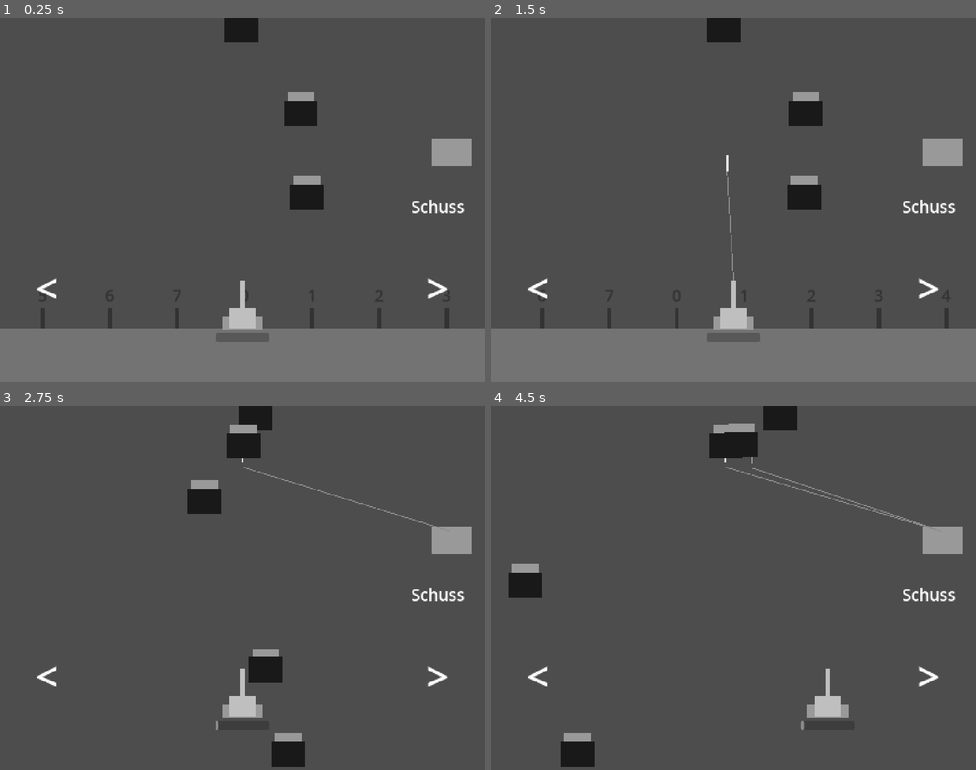
Above: before the commit, frames 1-4 (two rows, left to right).
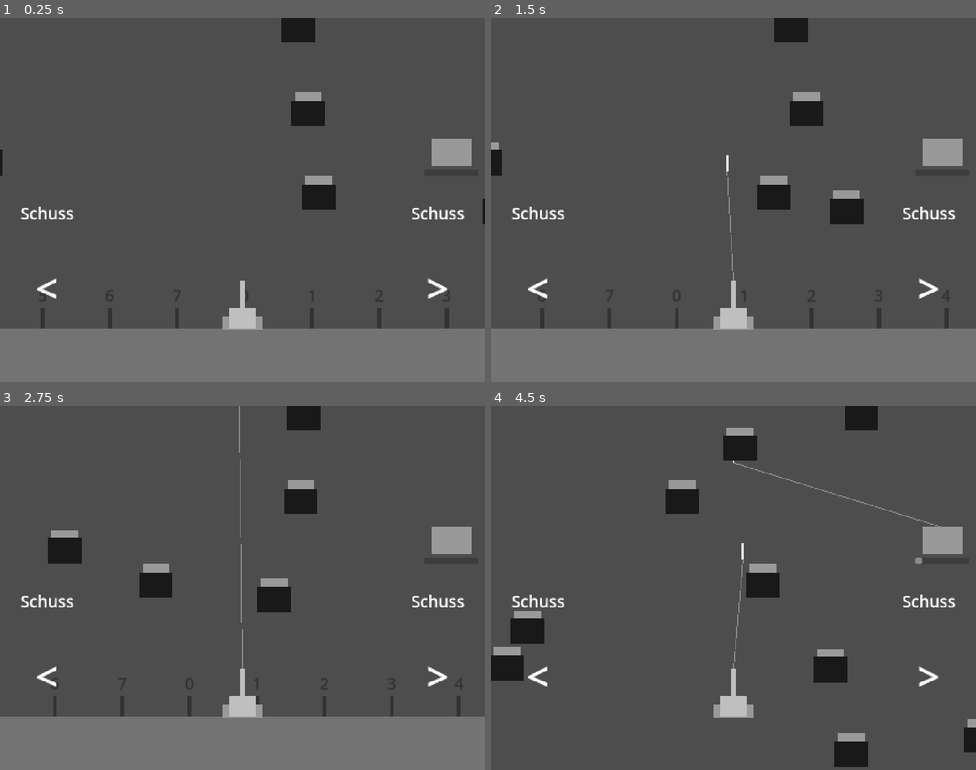
Above: after the commit, the same moments.

Repository: Philipp-Mallmann/fliegen-sind-aliens
Game: Godot game, scene res://szenen/spiel.tscn
Same seed, same stepped clock (60 frames per second), same inputs: the game is played once before the commit and once after it.
Inputs:
- Up to frame 1 (0.25 s): no input
- Up to frame 2 (1.5 s): hold D (rechts) 0.53-1.28 s; tap Space (schiessen) at 0.6, 1.35 s; hold A (links) from 1.28 s (still down)
- Up to frame 3 (2.75 s): release A (links) at 2.03 s; hold D (rechts) from 2.03 s (still down); tap Space (schiessen) at 2.1 s
- Up to frame 4 (4.5 s): tap Space (schiessen) at 2.85, 3.6, 4.35 s; release D (rechts) at 3.53 s; hold A (links) from 3.53 s (still down)

The runs differ from the first frame. In frame 1, 2.5% of the frame differs, in the area x 0-100%, y 0-89%; in frame 2, 3.6%; in frame 3, 21%, in the area x 0-100%, y 0-100%; in frame 4, 8.3%.

Commit message:
Spass-Test 1: Leiste an der Hand, zweite Schusstaste, Lenken beim Steigen, Fliegen von der Seite, Warnzeit nach Hoehe, schnelle Testfliege
Co-Authored-By: Claude Opus 5.5 <noreply@anthropic.com>

Diff:
--- a/skripte/erzeuger.gd
+++ b/skripte/erzeuger.gd
@@ -2,27 +2,89 @@
 
 # Die Szene der Fliege. Daraus entsteht jede neue Fliege.
 @export var fliege_szene: PackedScene
-# Die Kanone. An ihr liest der Erzeuger ab, wie hoch man gerade ist.
+# Die Kanone. An ihr liest der Erzeuger ab, wo man gerade ist.
 @export var kanone: Node2D
-# Wie viele Pixel Hoehe zwischen zwei Fliegen liegen.
+# Wie viele Pixel Hoehe zwischen zwei Fliegen liegen, die oben ueber dem Bild bereitstehen.
 @export var abstand: float = 250.0
-# Wie weit links oder rechts von der Kanone eine Fliege hoechstens entsteht, in Pixeln.
+# Wie weit links oder rechts von der Kanone die Mitte einer neuen Fliege hoechstens liegt, in Pixeln.
 @export var breite: float = 400.0
 # Wie weit ueber der Kanone die oberste Fliege schon bereitsteht, in Pixeln. Der Bildrand liegt bei 920.
 @export var vorlauf: float = 1200.0
-# Das langsamste und das schnellste Tempo einer neuen Fliege, in Pixeln pro Sekunde.
+# Das langsamste und das schnellste Tempo einer normalen Fliege, in Pixeln pro Sekunde.
 @export var tempo_langsam: float = 100.0
 @export var tempo_schnell: float = 180.0
 
-# Auf dieser Hoehe entsteht die naechste Fliege. Nach oben wird y kleiner.
+# Testfassung fuer den Spass-Test: ein Teil der Fliegen ist doppelt so schnell und gibt mehr. Abschnitt 9 baut die richtigen Arten.
+# Wie viele Fliegen schnell sind. 0.5 heisst: die Haelfte.
+@export var anteil_schnell: float = 0.5
+# Wie viel Flugkraft eine normale und eine schnelle Fliege geben.
+@export var flugkraft_normal: int = 3
+@export var flugkraft_schnell: int = 10
+
+# Wie viele freie Fliegen mindestens in der Naehe sein sollen. Sind es weniger, fliegt eine von der Seite herein.
+@export var mindestens: int = 4
+# Wie weit links und rechts von der Kanone "in der Naehe" reicht, in Pixeln. Der Bildrand liegt bei 720.
+@export var naehe: float = 900.0
+# Wie weit links oder rechts von der Kanone eine hereinfliegende Fliege startet, in Pixeln.
+# Muss groesser sein als breite + strecke der Fliege (400 + 300), sonst fliegt sie nicht herein.
+@export var einflug_x: float = 800.0
+# In welcher Hoehe ueber der Kanone eine hereinfliegende Fliege fliegt, hoechstens und mindestens, in Pixeln.
+# Die Muendung liegt bei 140, der obere Bildrand bei 920.
+@export var einflug_oben: float = 850.0
+@export var einflug_unten: float = 300.0
+# Ab wie weit weg eine freie Fliege geloescht wird: seitlich und unter der Kanone, in Pixeln.
+@export var loeschen_seitlich: float = 2000.0
+@export var loeschen_unten: float = 300.0
+
+# Auf dieser Hoehe entsteht die naechste Fliege ueber dem Bild. Nach oben wird y kleiner.
 var naechste_hoehe: float = -400.0
 
 
 func _process(_delta: float) -> void:
 	while naechste_hoehe > kanone.position.y - vorlauf:
-		var fliege: Node2D = fliege_szene.instantiate()
-		fliege.position.x = kanone.position.x + randf_range(-breite, breite)
-		fliege.position.y = naechste_hoehe
-		fliege.tempo = randf_range(tempo_langsam, tempo_schnell)
-		add_child(fliege)
+		var x: float = kanone.position.x + randf_range(-breite, breite)
+		fliege_bauen(x, x, naechste_hoehe)
 		naechste_hoehe -= abstand
+	aufraeumen()
+	if freie_in_der_naehe() < mindestens:
+		hereinfliegen()
+
+
+func fliege_bauen(start_x: float, mitte_x: float, hoehe: float) -> void:
+	var fliege: Node2D = fliege_szene.instantiate()
+	fliege.position = Vector2(start_x, hoehe)
+	fliege.mitte_x = mitte_x
+	fliege.tempo = randf_range(tempo_langsam, tempo_schnell)
+	fliege.flugkraft = flugkraft_normal
+	if randf() < anteil_schnell:
+		fliege.tempo *= 2.0
+		fliege.flugkraft = flugkraft_schnell
+	add_child(fliege)
+
+
+func hereinfliegen() -> void:
+	var seite: float = 1.0
+	if randf() < 0.5:
+		seite = -1.0
+	var start_x: float = kanone.position.x + seite * einflug_x
+	var mitte_x: float = kanone.position.x + randf_range(-breite, breite)
+	var hoehe: float = kanone.position.y - randf_range(einflug_unten, einflug_oben)
+	fliege_bauen(start_x, mitte_x, hoehe)
+
+
+func freie_in_der_naehe() -> int:
+	var anzahl: int = 0
+	for fliege in get_children():
+		var seitlich: float = absf(fliege.position.x - kanone.position.x)
+		var ueber: float = kanone.position.y - fliege.position.y
+		if seitlich <= naehe and ueber >= einflug_unten and ueber <= einflug_oben:
+			anzahl += 1
+	return anzahl
+
+
+func aufraeumen() -> void:
+	for fliege in get_children():
+		var zu_tief: bool = fliege.position.y > kanone.position.y + loeschen_unten
+		var zu_weit: bool = absf(fliege.position.x - kanone.position.x) > loeschen_seitlich
+		if zu_tief or zu_weit:
+			fliege.queue_free()
--- a/skripte/fliege.gd
+++ b/skripte/fliege.gd
@@ -2,30 +2,26 @@
 
 # Wie schnell die Fliege seitlich fliegt, in Pixeln pro Sekunde.
 @export var tempo: float = 150.0
-# Wie weit die Fliege von ihrem Startpunkt nach links und nach rechts fliegt, in Pixeln.
+# Wie weit die Fliege von ihrer Mitte nach links und nach rechts fliegt, in Pixeln.
 @export var strecke: float = 300.0
 # Wie viel Flugkraft die Fliege gibt, wenn sie gefangen ist.
 @export var flugkraft: int = 2
 # Die halbe Breite und die halbe Hoehe der Fliege, in Pixeln. 50 heisst: Die Fliege ist 100 mal 100 gross.
 @export var halbe_groesse: float = 50.0
 
-# Wo die Fliege angefangen hat. Um diese Stelle fliegt sie hin und her.
-var start_x: float = 0.0
+# Um diese Stelle fliegt die Fliege hin und her. Setzt der Erzeuger, bevor die Fliege ins Spiel kommt.
+var mitte_x: float = 0.0
 # 1 heisst nach rechts, -1 heisst nach links.
 var richtung: float = 1.0
 # true heisst: Die Fliege haengt an der Nadel und fliegt nicht mehr.
 var gefangen: bool = false
 
 
-func _ready() -> void:
-	start_x = position.x
-
-
 func _process(delta: float) -> void:
 	if gefangen:
 		return
 	position.x += richtung * tempo * delta
-	if position.x > start_x + strecke:
+	if position.x > mitte_x + strecke:
 		richtung = -1.0
-	if position.x < start_x - strecke:
+	if position.x < mitte_x - strecke:
 		richtung = 1.0
--- a/skripte/hindernis_erzeuger.gd
+++ b/skripte/hindernis_erzeuger.gd
@@ -11,6 +11,12 @@
 @export var pause_lang: float = 10.0
 # Wie weit links oder rechts von der Kanone die Spalte hoechstens liegt, in Pixeln. Das Bild reicht 720 zu jeder Seite.
 @export var spielraum: float = 700.0
+# Die Warnzeit ganz unten und die laengste Warnzeit weiter oben, in Sekunden. Oben ist der Faecher breiter, man braucht mehr Zeit.
+@export var warnzeit_unten: float = 3.0
+@export var warnzeit_oben: float = 5.0
+# Ab dieser Hoehe gilt die laengste Warnzeit, in Pixeln. Bis dahin waechst sie gleichmaessig.
+# 20000 sind zwei Drittel des Wegs bis 100 Flugkraft (100 x 300 px). Bei einem Drittel sind es dann 4 s.
+@export var hoehe_oben: float = 20000.0
 
 # Wie viele Sekunden es noch bis zum naechsten Hindernis dauert.
 var naechstes_in: float = 0.0
@@ -28,5 +34,7 @@
 	hindernis.position.x = kanone.position.x + randf_range(-spielraum, spielraum)
 	hindernis.kanone = kanone
 	hindernis.faecher = faecher
+	var anteil: float = clampf(-kanone.position.y / hoehe_oben, 0.0, 1.0)
+	hindernis.warnzeit = lerpf(warnzeit_unten, warnzeit_oben, anteil)
 	add_child(hindernis)
 	naechstes_in = randf_range(pause_kurz, pause_lang)
--- a/skripte/kanone.gd
+++ b/skripte/kanone.gd
@@ -4,6 +4,8 @@
 @export var tempo: float = 250.0
 # Wie schnell die Kanone anfaehrt und abbremst, in Pixeln pro Sekunde pro Sekunde.
 @export var beschleunigung: float = 600.0
+# Welcher Teil des Tempos waehrend Uebergabe und Steigen bleibt. 0.5 heisst: halb so schnell.
+@export var steig_anteil: float = 0.5
 # Die Szene der Nadel. Bei jedem Schuss entsteht daraus eine neue Nadel.
 @export var nadel_szene: PackedScene
 # Wie lange die Kanone nach einem Schuss nachlaedt, in Sekunden.
@@ -15,19 +17,22 @@
 var nachladen_noch: float = 0.0
 # true heisst: Die Kanone darf nicht schiessen, zum Beispiel waehrend des Absturzes. Setzt spiel.gd.
 var gesperrt: bool = false
+# true heisst: Die Kanone steigt gerade nach einem Fang und faehrt darum langsamer. Setzt spiel.gd.
+var steigt: bool = false
 
 
 func _process(delta: float) -> void:
-	if $Uebergabe.laeuft:
-		aktuelles_tempo = 0.0
-		return
 	fahren(delta)
-	schiessen(delta)
+	if not $Uebergabe.laeuft:
+		schiessen(delta)
 
 
 func fahren(delta: float) -> void:
 	var richtung: float = Input.get_axis("links", "rechts")
-	var ziel_tempo: float = richtung * tempo
+	var hoechstes: float = tempo
+	if steigt or $Uebergabe.laeuft:
+		hoechstes = tempo * steig_anteil
+	var ziel_tempo: float = richtung * hoechstes
 	aktuelles_tempo = move_toward(aktuelles_tempo, ziel_tempo, beschleunigung * delta)
 	position.x += aktuelles_tempo * delta
 
--- a/skripte/spiel.gd
+++ b/skripte/spiel.gd
@@ -20,7 +20,7 @@
 	$Kanone/Uebergabe.angekommen.connect(fliege_zaehlen)
 	$Kanone/Faecher.verloren.connect(fliege_verlieren)
 	$Kanone/Aufstehen.animation_finished.connect(neustart)
-	$Kanone/Arm/Leiste.max_value = ziel
+	$Kanone/RechteHand/Leiste.max_value = ziel
 	anzeige_schreiben()
 
 
@@ -28,6 +28,7 @@
 	flugkraft += dazu
 	anzeige_schreiben()
 	aufstehen_abbrechen()
+	$Kanone.steigt = true
 	if steigen != null:
 		steigen.kill()
 	steigen = create_tween()
@@ -49,6 +50,7 @@
 	var neue_hoehe: float = -flugkraft * hoehe_je_flugkraft
 	var strecke: float = absf(neue_hoehe - $Kanone.position.y)
 	$Kanone.gesperrt = true
+	$Kanone.steigt = false
 	steigen = create_tween()
 	steigen.tween_property($Kanone, "position:y", neue_hoehe, strecke / falltempo)
 	if flugkraft <= 0:
@@ -77,7 +79,8 @@
 
 func entsperren() -> void:
 	$Kanone.gesperrt = false
+	$Kanone.steigt = false
 
 
 func anzeige_schreiben() -> void:
-	$Kanone/Arm/Leiste.value = flugkraft
+	$Kanone/RechteHand/Leiste.value = flugkraft
--- a/szenen/spiel.tscn
+++ b/szenen/spiel.tscn
@@ -241,13 +241,6 @@
 [node name="Muendung" type="Marker2D" parent="Kanone/Arm"]
 position = Vector2(0, -140)
 
-[node name="Leiste" type="ProgressBar" parent="Kanone/Arm"]
-offset_left = -80.0
-offset_top = 15.0
-offset_right = 80.0
-offset_bottom = 40.0
-show_percentage = false
-
 [node name="Aufstehen" type="AnimatedSprite2D" parent="Kanone"]
 visible = false
 position = Vector2(0, -100)
@@ -261,6 +254,13 @@
 offset_bottom = -480.0
 color = Color(0.6, 0.6, 0.6, 1)
 
+[node name="Leiste" type="ProgressBar" parent="Kanone/RechteHand"]
+offset_left = -20.0
+offset_top = 90.0
+offset_right = 140.0
+offset_bottom = 110.0
+show_percentage = false
+
 [node name="Griff" type="Marker2D" parent="Kanone"]
 position = Vector2(620, -560)
 
@@ -307,8 +307,22 @@
 horizontal_alignment = 1
 vertical_alignment = 1
 
+[node name="TasteSchussLinks" type="TouchScreenButton" parent="Bedienung"]
+position = Vector2(40, 480)
+texture_normal = SubResource("GradientTexture2D_taste")
+action = "schiessen"
+visibility_mode = 1
+
+[node name="Wort" type="Label" parent="Bedienung/TasteSchussLinks"]
+offset_right = 200.0
+offset_bottom = 200.0
+theme_override_font_sizes/font_size = 48
+text = "Schuss"
+horizontal_alignment = 1
+vertical_alignment = 1
+
 [node name="TasteSchuss" type="TouchScreenButton" parent="Bedienung"]
-position = Vector2(1200, 460)
+position = Vector2(1200, 480)
 texture_normal = SubResource("GradientTexture2D_taste")
 action = "schiessen"
 visibility_mode = 1
Not shown, changed: ERKLAERUNG.md
